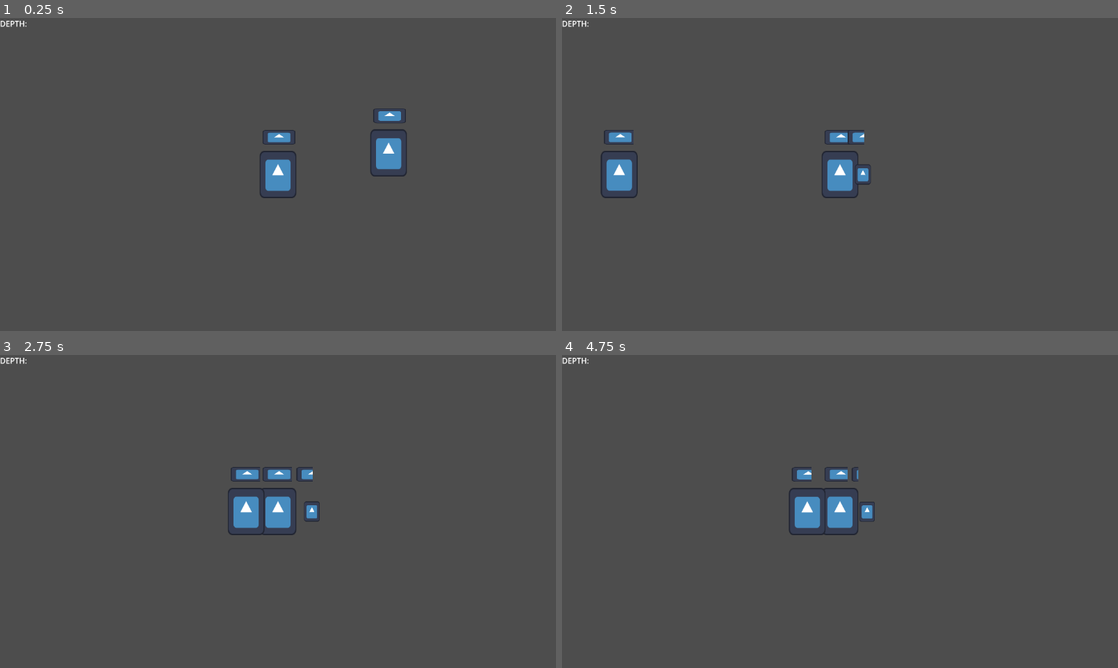
Above: before the commit, frames 1-4 (two rows, left to right).
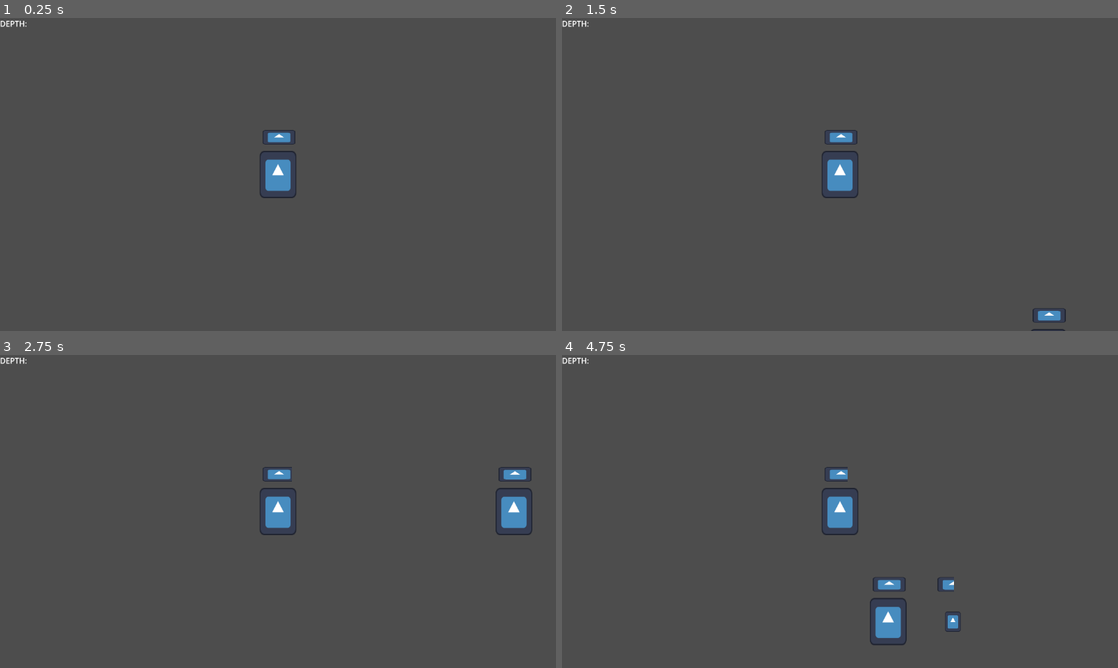
Above: after the commit, the same moments.

Repository: Kaplin86/campfire-project
Game: Godot game, scene res://test.tscn
Same seed, same stepped clock (60 frames per second), same inputs: the game is played once before the commit and once after it. This scene is started directly instead of the project's main scene. The engine's default icon, where the game draws it, is replaced by a stand-in: a white triangle on a blue panel in a dark square.
Inputs (mouse positions are in pixels of both pictures, inside the frame that each line leads up to):
- Up to frame 1 (0.25 s): no input
- Up to frame 2 (1.5 s): tap Enter (ui_accept) at 0.5, 0.77 s; move the mouse to (962, 158) at 0.52 s; hold Right (ui_right) from 0.53 s (still down); click (962, 158) at 0.6 s; move the mouse to (728, 190) at 1.27 s; click (728, 190) at 1.35 s
- Up to frame 3 (2.75 s): tap Enter (ui_accept) at 1.52 s; move the mouse to (333, 442) at 2.02 s; release Right (ui_right) at 2.03 s; hold Left (ui_left) from 2.03 s (still down); click (333, 442) at 2.1 s
- Up to frame 4 (4.75 s): move the mouse to (812, 574) at 2.77 s; release Left (ui_left) at 2.78 s; hold Right (ui_right) 2.78-4.28 s; click (812, 574) at 2.85 s; tap Enter (ui_accept) at 3.02, 3.77, 4.52 s; move the mouse to (1006, 558) at 3.52 s; click (1006, 558) at 3.6 s; move the mouse to (673, 464) at 4.27 s; hold Left (ui_left) from 4.28 s (still down); click (673, 464) at 4.35 s

The runs differ from the first frame. In frame 1, 0.8% of the frame differs, in the area x 66-74%, y 28-51%; in frame 2, 1.2%; in frame 3, 1.7%; in frame 4, 1.8%, in the area x 40-72%, y 35-93%.

Commit message:
better following cat

Diff:
--- a/FollowerMovement.gd
+++ b/FollowerMovement.gd
@@ -4,17 +4,33 @@
 @export var health = 5
 @export var maxHealth = 5
 @export var isImportant = false
+@export var distanceBeforeJump = 50
+@export var movementSpeed = 6000
 
 var bindedPlayer : PlayerCharacter = null
-var movementSpeed = 6000
+
 var gravityStacks = Vector2(0,0)
-var JUMP_VELOCITY = -900.0
+var JUMP_VELOCITY = -500.0
+@onready var navi : NavigationAgent2D = NavigationAgent2D.new()
+var RePathTimer = Timer.new()
 
 @onready var healthBar = $TextureProgressBar
 
 func _ready():
 	if isImportant:
 		Ui.catObjects.append(self)
+	add_child(navi)
+	add_child(RePathTimer)
+	RePathTimer.wait_time = 1
+
+	RePathTimer.start()
+	RePathTimer.timeout.connect(makepath);
+	navi.debug_enabled = true
+
+func makepath():
+	if bindedPlayer:
+		navi.target_position = bindedPlayer.global_position
+
 
 func _physics_process(delta: float) -> void:
 
@@ -22,9 +38,9 @@
 	healthBar.value = health
 
 	if bindedPlayer != null:
-		var directionToPlayer = bindedPlayer.global_position - global_position
+
+		var directionToPlayer = navi.get_next_path_position() - global_position
 		velocity.x = (directionToPlayer.normalized() * movementSpeed * delta).x
-
 
 
 	# the gravite
@@ -33,13 +49,23 @@
 
 		if bindedPlayer != null:
 			var directionToPlayer = bindedPlayer.global_position - global_position
-			if directionToPlayer.y < -1:
-				velocity.y = JUMP_VELOCITY
+			if $RayCast2D.is_colliding():
+				if directionToPlayer.y < -1:
+					velocity.y = JUMP_VELOCITY
 
 	else:
 		velocity.y += get_gravity().y * delta
 
+	if abs(velocity.x) <= 0.1 and bindedPlayer != null:
+		var directionToPlayer = bindedPlayer.global_position - global_position
+		velocity.x += clamp(directionToPlayer.x,-0.1,0.1)
+		print("hhhhhhh")
 
+	if velocity.x != 0:
+		if velocity.x > 0:
+			$RayCast2D.target_position.x = 107.0
+		else:
+			$RayCast2D.target_position.x = -107.0
 
 	move_and_slide()
 
--- a/cat.tscn
+++ b/cat.tscn
@@ -39,4 +39,7 @@
 [node name="CollisionShape2D" type="CollisionShape2D" parent="Vision" unique_id=2056568542]
 shape = SubResource("CircleShape2D_52fj1")
 
+[node name="RayCast2D" type="RayCast2D" parent="." unique_id=719452339]
+target_position = Vector2(107, -93)
+
 [connection signal="body_entered" from="Vision" to="." method="_on_vision_body_entered"]
--- a/test.tscn
+++ b/test.tscn
@@ -3,12 +3,18 @@
 [ext_resource type="PackedScene" uid="uid://c2moyc7yb5itr" path="res://player.tscn" id="1_37kl0"]
 [ext_resource type="PackedScene" uid="uid://c1k30nfy3pq56" path="res://zombie.tscn" id="2_8uh7m"]
 [ext_resource type="PackedScene" uid="uid://c3deqmoxxpk0i" path="res://cat.tscn" id="3_6uqi0"]
-[ext_resource type="PackedScene" uid="uid://0c3r7kc7030e" path="res://BabyZombie.tscn" id="4_ppyta"]
+[ext_resource type="PackedScene" path="res://BabyZombie.tscn" id="4_ppyta"]
 
 [sub_resource type="RectangleShape2D" id="RectangleShape2D_8uh7m"]
 size = Vector2(467, 20)
 
 [sub_resource type="RectangleShape2D" id="RectangleShape2D_6uqi0"]
+size = Vector2(117, 20)
+
+[sub_resource type="NavigationPolygon" id="NavigationPolygon_ppyta"]
+vertices = PackedVector2Array(258.27344, 376.8203, 247.61719, 370.20313, 247.10938, 363.03906, 541.8281, 552.9922, 260.1172, 377.96875, 719.2422, 381.02344, 1182.0313, 551.03125, 757.75, 352.78906, 1134.8281, 39.570313, 753.27344, 339.03125, 306.72656, 140.72656, 254.53906, -2.2890625, 245.28125, 336.97656, 233.49219, 169.60156, 464.6875, 278, 594.8828, 319, 625.7969, 290.77344, 483.22656, 319, 459.2578, 289.39063, 620.85156, 278)
+polygons = Array[PackedInt32Array]([PackedInt32Array(0, 1, 2), PackedInt32Array(3, 4, 5, 6), PackedInt32Array(6, 5, 7), PackedInt32Array(8, 6, 7, 9), PackedInt32Array(10, 11, 8), PackedInt32Array(12, 13, 10, 8, 14), PackedInt32Array(9, 15, 16, 8), PackedInt32Array(15, 9, 12, 17), PackedInt32Array(18, 17, 12), PackedInt32Array(8, 16, 19), PackedInt32Array(14, 18, 12), PackedInt32Array(14, 8, 19)])
+outlines = Array[PackedVector2Array]([PackedVector2Array(294, 135, 223, 163, 238, 376, 539, 563, 1193, 561, 1144, 30, 240, -13)])
 
 [node name="Test" type="Node2D" unique_id=619356361]
 
@@ -25,7 +31,7 @@
 shape = SubResource("RectangleShape2D_8uh7m")
 
 [node name="StaticBody2D3" type="StaticBody2D" parent="." unique_id=1207519559]
-position = Vector2(764, 519)
+position = Vector2(770, 464)
 collision_layer = 3
 collision_mask = 3
 
@@ -48,14 +54,28 @@
 collision_mask = 3
 
 [node name="CollisionShape2D" type="CollisionShape2D" parent="StaticBody2D2" unique_id=1814334183]
-position = Vector2(0, -3)
+position = Vector2(37.5, -3)
 shape = SubResource("RectangleShape2D_6uqi0")
 
 [node name="BaseEnemy" parent="." unique_id=21257629 instance=ExtResource("2_8uh7m")]
-position = Vector2(534, 253)
+position = Vector2(836, 382)
 
 [node name="Cat" parent="." unique_id=156113061 instance=ExtResource("3_6uqi0")]
 position = Vector2(263, 175)
 
 [node name="BaseEnemy2" parent="." unique_id=848882131 instance=ExtResource("4_ppyta")]
-position = Vector2(680, 226)
+position = Vector2(979, 301)
+
+[node name="NavigationRegion2D" type="NavigationRegion2D" parent="." unique_id=1232231153]
+navigation_polygon = SubResource("NavigationPolygon_ppyta")
+
+[node name="NavigationObstacle2D" type="NavigationObstacle2D" parent="NavigationRegion2D" unique_id=102755809]
+radius = 5.0
+vertices = PackedVector2Array(471, 288, 488, 309, 591, 309, 614, 288)
+affect_navigation_mesh = true
+
+[node name="NavigationObstacle2D2" type="NavigationObstacle2D" parent="NavigationRegion2D" unique_id=1573452366]
+position = Vector2(-224, 59)
+radius = 5.0
+vertices = PackedVector2Array(471, 288, 488, 309, 940, 312, 970, 290)
+affect_navigation_mesh = true
